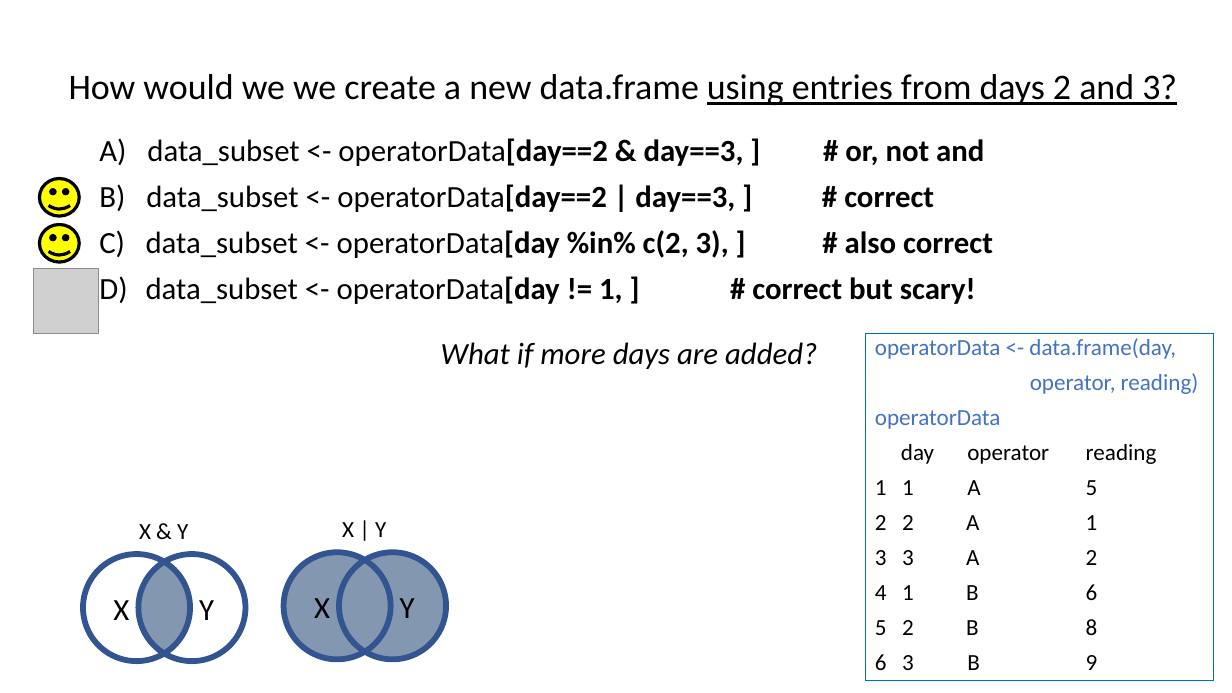
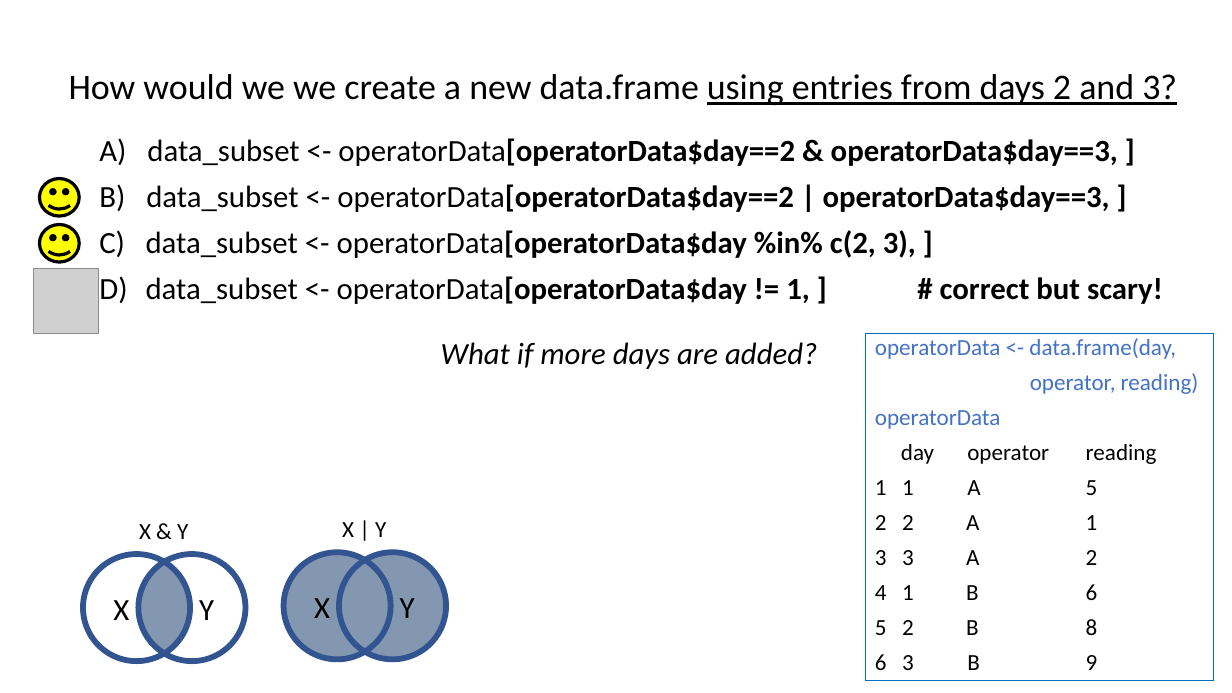
Before and after one commit to justinpriest/ADFG_R_Intro_Workshop, a slide deck: slide 25 of presentations/4 - Programming Basics 2 - Under the Hood.pptx (slide 24 before the commit). Drawn at 1232x693 pixels with LibreOffice and Linux fonts; fonts in the diff are those of the drawing; grey boxes stand for pictures. Boxes give left, top, right and bottom in pixels: in the first picture for what was removed or moved away, otherwise in the second. Text is boxed around its words. In the diff, an @@ line names an element or a change of style, - is before the commit and + after.

```diff
--- a/presentations/4 - Programming Basics 2 - Under the Hood.pptx
+++ b/presentations/4 - Programming Basics 2 - Under the Hood.pptx
@@ text at bbox=[99, 138, 1163, 304]: text changed; bold on @@
-A) data_subset <- operatorData[day==2 & day==3, ] # or, not and
-B) data_subset <- operatorData[day==2 | day==3, ] # correct
-C) data_subset <- operatorData[day %in% c(2, 3), ] # also correct
-D) data_subset <- operatorData[day != 1, ] # correct but scary!
+A) data_subset <- operatorData[operatorData$day==2 & operatorData$day==3, ]
+B) data_subset <- operatorData[operatorData$day==2 | operatorData$day==3, ]
+C) data_subset <- operatorData[operatorData$day %in% c(2, 3), ]
+D) data_subset <- operatorData[operatorData$day != 1, ] # correct but scary!
```
Also in this commit, not shown: 16 other slides changed, 2 slides added, 1 slide removed, 4 other files.
